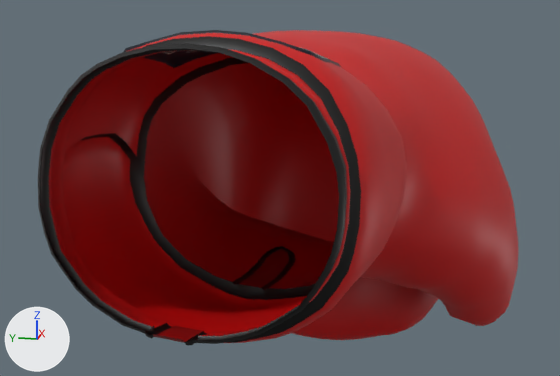
Renders of the FBX model Assets/Assets/Boxing gloves/boxing_gloves.L.fbx from each side of a commit.
One viewpoint serves both versions: a 50 mm lens placed at (0.288, -0.078, 1.398), pointed at (0.614, -0.012, 1.317). Lighting does not change. The marker at lower left points along +X, +Y and +Z. Where no turn or scale is listed for an object, it has been applied to the vertices. Vertices at the same position are counted once.

The scene before the commit, as lines of its bpy script (objects in view):
```python
mat_boxing_gloves = principled_material('boxing_gloves')
mat_boxing_gloves.texture = img_boxing_gloves_texture_png  # with its transparency
me_boxing_gloves_l = bpy.data.meshes.new('boxing_gloves.L')
me_boxing_gloves_l.from_pydata(...)  # 2655 vertices, 5264 faces; spans x 0.485..0.747, y -0.119..0.048, z 1.224..1.389
me_boxing_gloves_l.materials.append(mat_boxing_gloves)  # picture img_boxing_gloves_texture_png
ob_boxing_gloves_l = bpy.data.objects.new('boxing_gloves.L', me_boxing_gloves_l)
ob_boxing_gloves_l.location = (0.0, 0.0, 0.0)
```
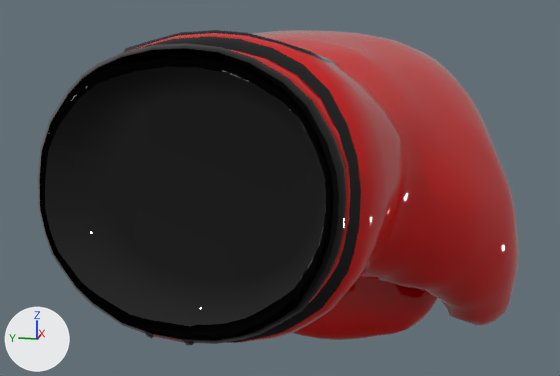
Where the newer file only moved an object's origin or applied its transform, the numbers keep the older frame.

Pixel boxes [x1, y1, x2, y2] of what changed, in the pictures (560 x 376 px):
'boxing_gloves.L', surface changed, reshaped (red to brown)
    both: [38, 30, 518, 345]
part 1 of me_boxing_gloves_l, built on
    before: [157, 331, 233, 341]
    after: [39, 48, 339, 342]

Edits to the bpy script that builds the scene:
```text
Change mat_boxing_gloves:
    mat_boxing_gloves.texture: img_boxing_gloves_texture_png -> img_boxing_gloves_texture_png  # with its transparency -> not seen
    mat_boxing_gloves.roughness: 0.5 -> 0.0
Change me_boxing_gloves_l:
    used by ob_boxing_gloves_l; location = (0.0, 0.0, 0.0)
    remove me_boxing_gloves_l.from_pydata(...)  # 2655 vertices, 5264 faces; spans x 0.485..0.747, y -0.119..0.048, z 1.224..1.389
    add me_boxing_gloves_l.from_pydata(...)  # 2689 vertices, 5303 faces; spans x 0.485..0.747, y -0.119..0.048, z 1.224..1.389
    me_boxing_gloves_l part 1
    28 faces are deleted
    2 vertices move within x 0.49, y -0.012, z 1.3
    34 vertices are added at x 0.51..0.52, y -0.043..0.024, z 1.311..1.369
    67 new faces join them
```
